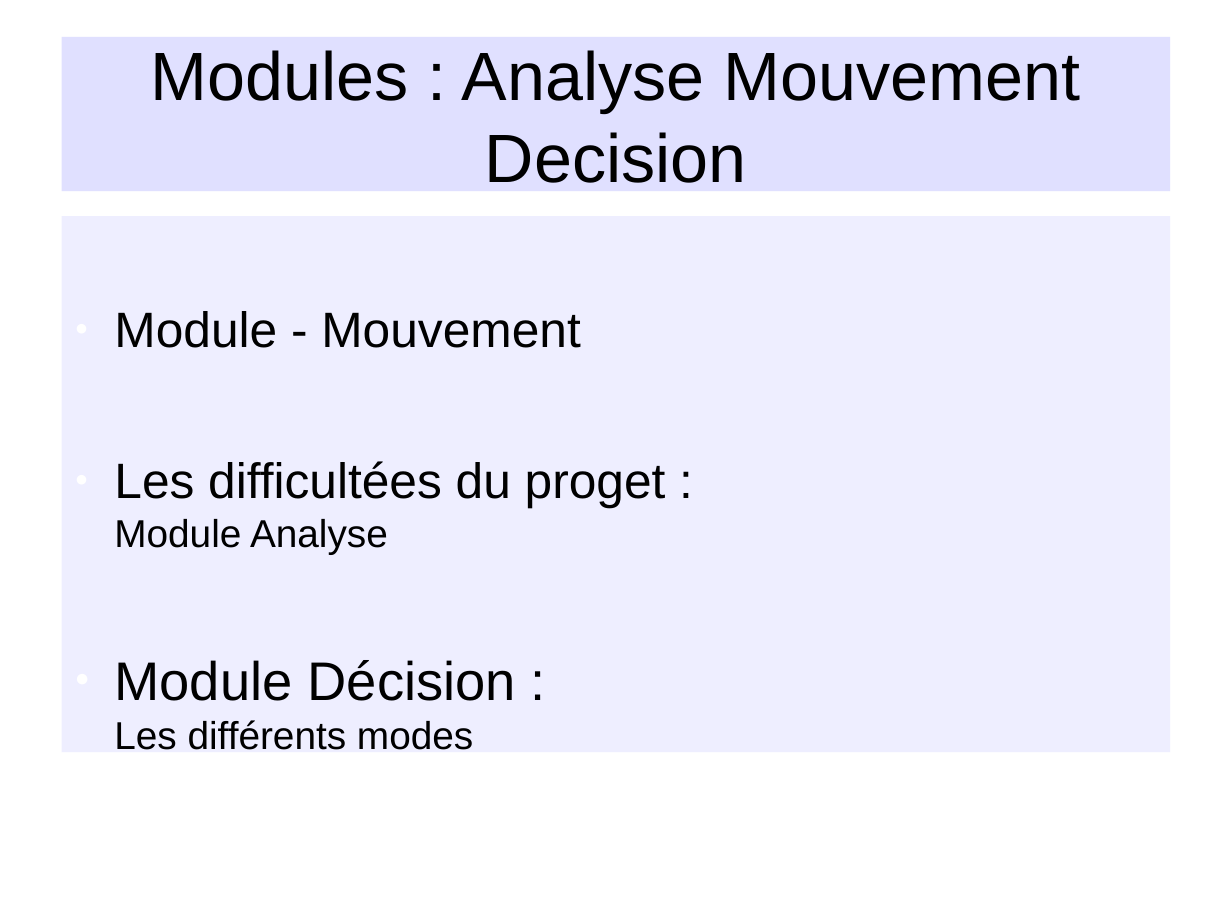
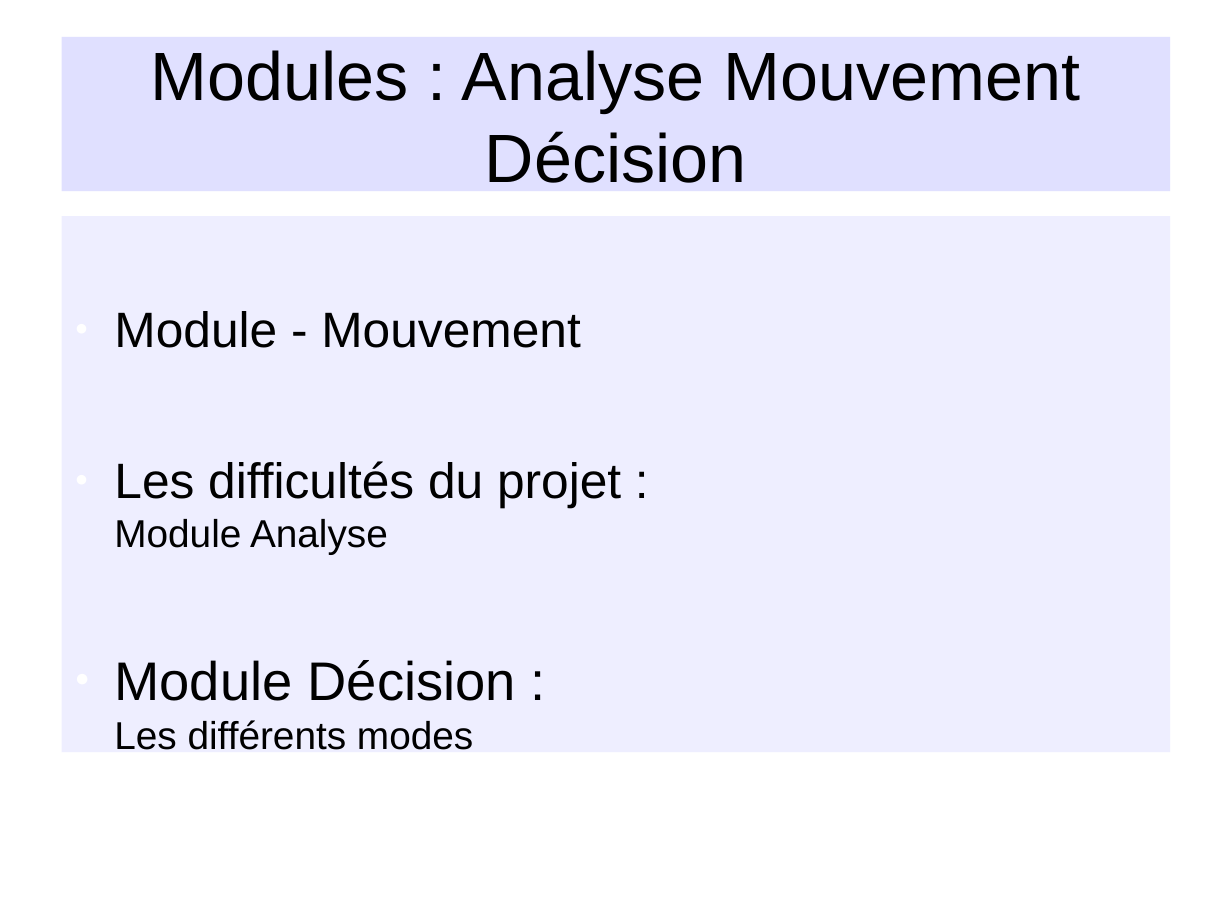
Before and after one commit to NesKaphe/nao-p7, a slide deck: slide 7 of documents/diaporama/diapo_nao.odp. Drawn at 1232x924 pixels with LibreOffice and Linux fonts; fonts in the diff are those of the drawing; background and template pictures are left out. Boxes give left, top, right and bottom in pixels: in the first picture for what was removed or moved away, otherwise in the second. Text is boxed around its words. In the diff, an @@ line names an element or a change of style, - is before the commit and + after.

```diff
--- a/documents/diaporama/diapo_nao.odp
+++ b/documents/diaporama/diapo_nao.odp
@@ title at bbox=[151, 50, 1080, 183]: text changed @@
-Modules : Analyse Mouvement Decision
+Modules : Analyse Mouvement Décision
@@ text at bbox=[114, 461, 621, 554]: text changed @@
-● Les difficultées du proget :
-  Module Analyse
+● Les difficultés du projet :
+  Module Analyse
```
Also in this commit, not shown: 11 other slides changed.
